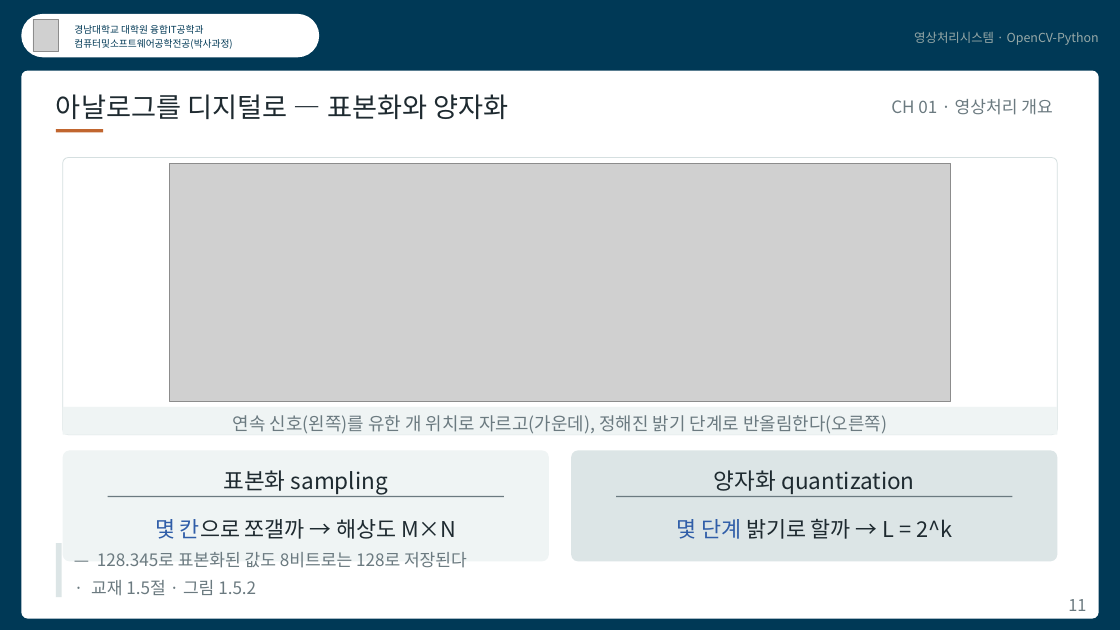
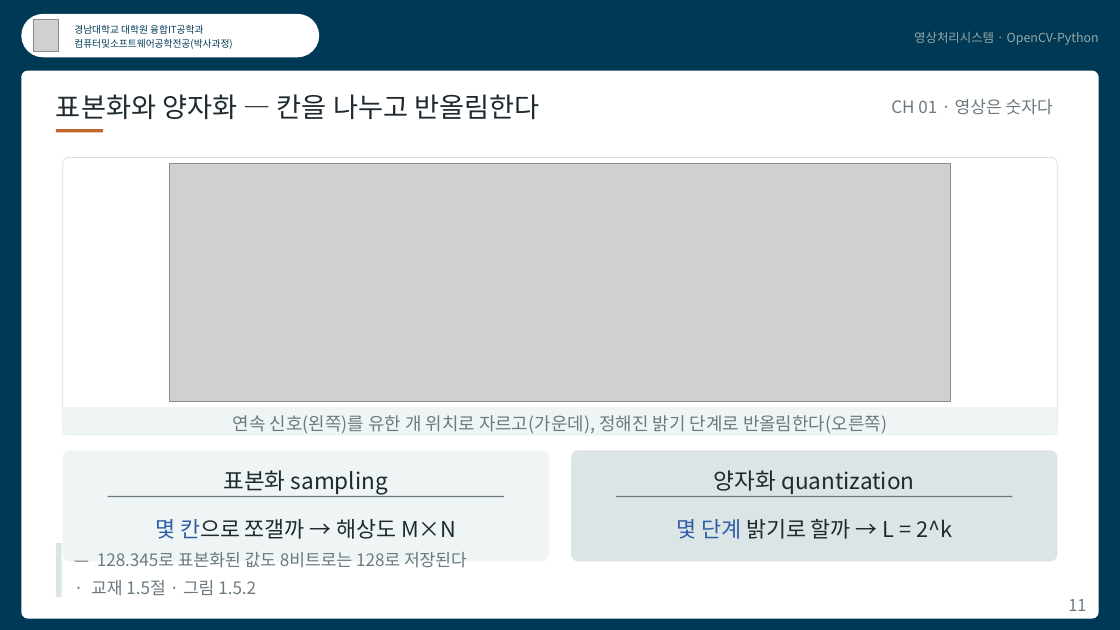
Before and after one commit to kkiimmiinn/cs-study-lab, a slide deck: slide 11 of ips/영상처리시스템_CH01.pptx. Drawn at 1120x630 pixels with LibreOffice and Linux fonts; fonts in the diff are those of the drawing; grey boxes stand for pictures. Boxes give left, top, right and bottom in pixels: in the first picture for what was removed or moved away, otherwise in the second. Text is boxed around its words. In the diff, an @@ line names an element or a change of style, - is before the commit and + after.

```diff
--- a/ips/영상처리시스템_CH01.pptx
+++ b/ips/영상처리시스템_CH01.pptx
@@ text at <box>56,94,539,119</box>: text changed @@
-아날로그를 디지털로 — 표본화와 양자화
+표본화와 양자화 — 칸을 나누고 반올림한다
@@ text at <box>891,99,1053,115</box>: text changed @@
-CH 01 · 영상처리 개요
+CH 01 · 영상은 숫자다
```
Also in this commit, not shown: 14 other slides changed, 51 other files.
